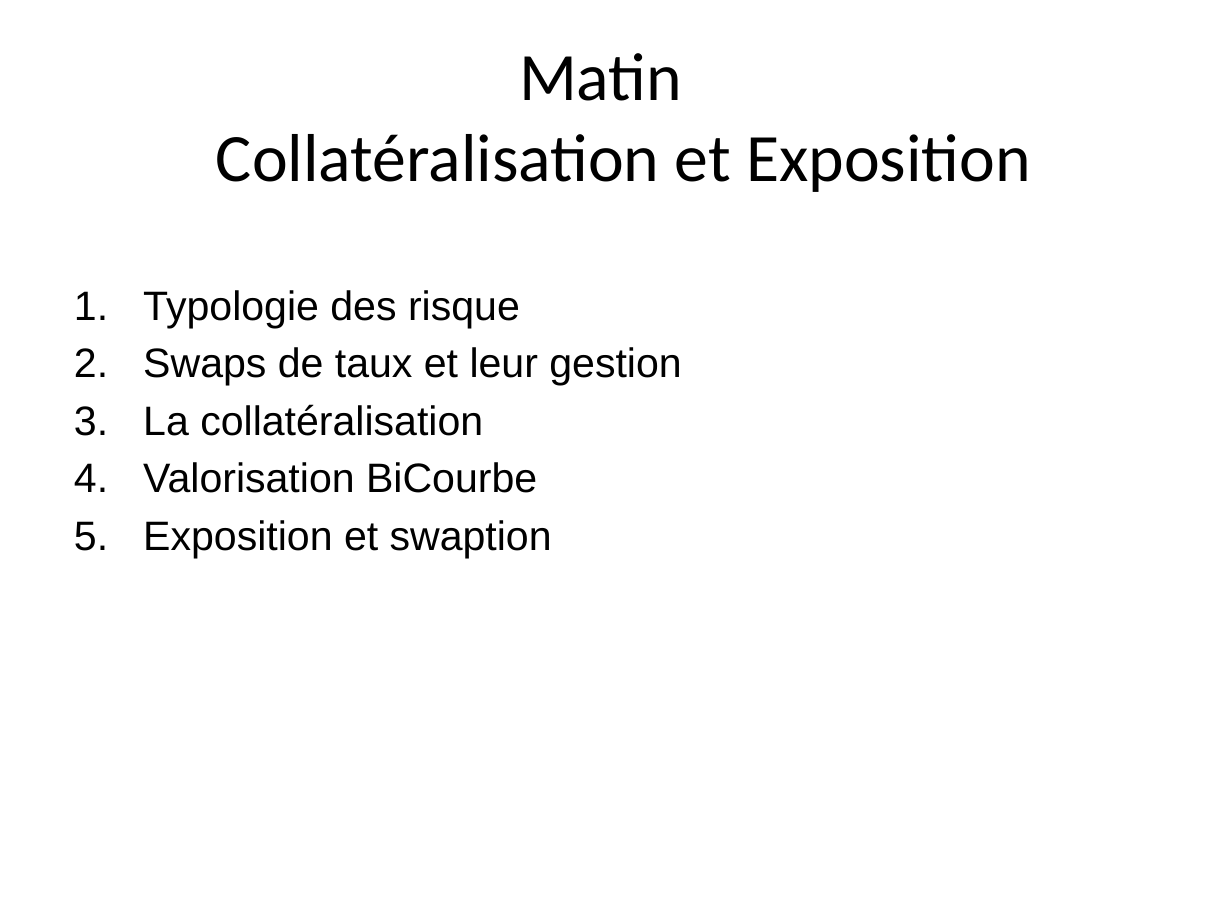
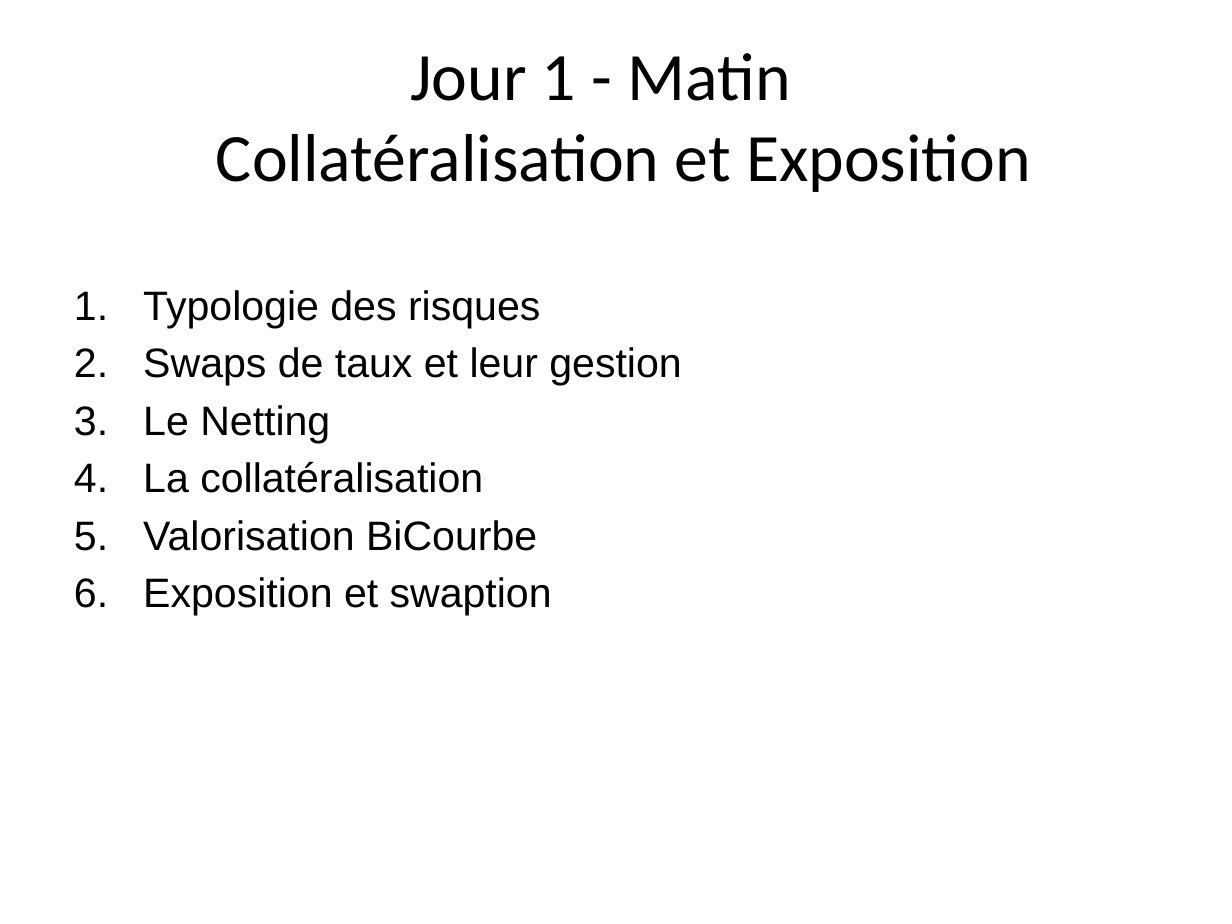
Before and after one commit to rguillemot/Formation_Finance, a slide deck: slide 2 of CVA/CVA.pptx. Drawn at 1232x924 pixels with LibreOffice and Linux fonts; fonts in the diff are those of the drawing. Boxes give left, top, right and bottom in pixels: in the first picture for what was removed or moved away, otherwise in the second. Text is boxed around its words. In the diff, an @@ line names an element or a change of style, - is before the commit and + after.

```diff
--- a/CVA/CVA.pptx
+++ b/CVA/CVA.pptx
@@ title at (216,53,1031,192): text changed @@
-Matin
-Collatéralisation et Exposition
+Jour 1 - Matin
+Collatéralisation et Exposition
@@ text at (143,290,540,328): text changed @@
-1. Typologie des risque
+1. Typologie des risques
@@ text at (143,405,330,443): paragraph added @@
+3. Le Netting
```
Also in this commit, not shown: 4 other slides changed, 5 slides added, 1 slide removed.
